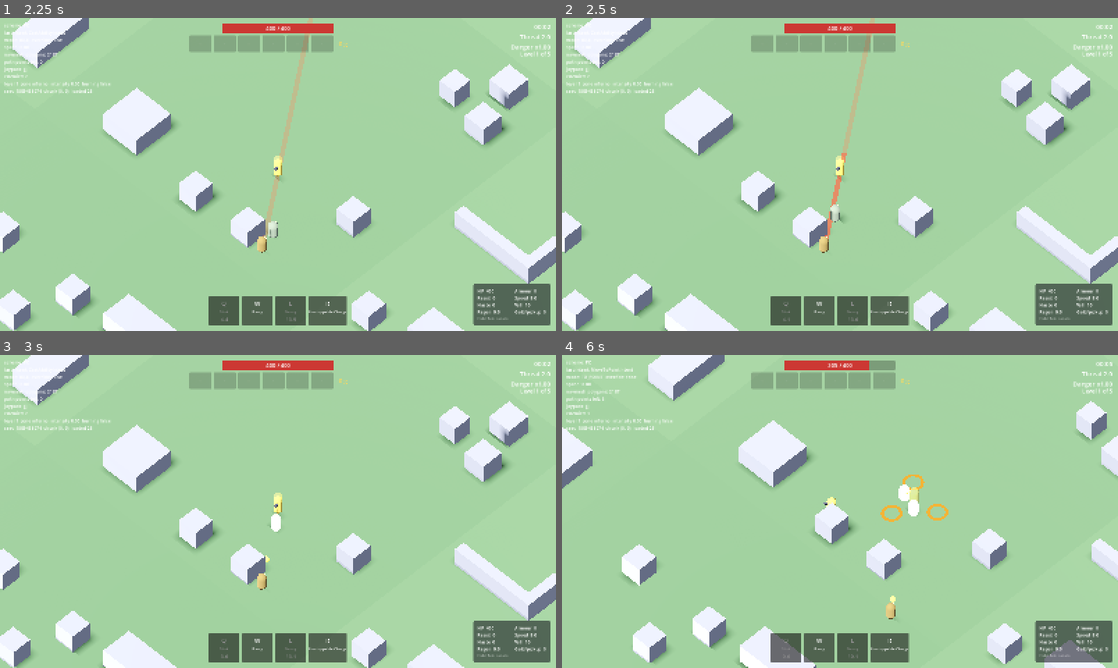
Above: before the commit, frames 1-4 (two rows, left to right).
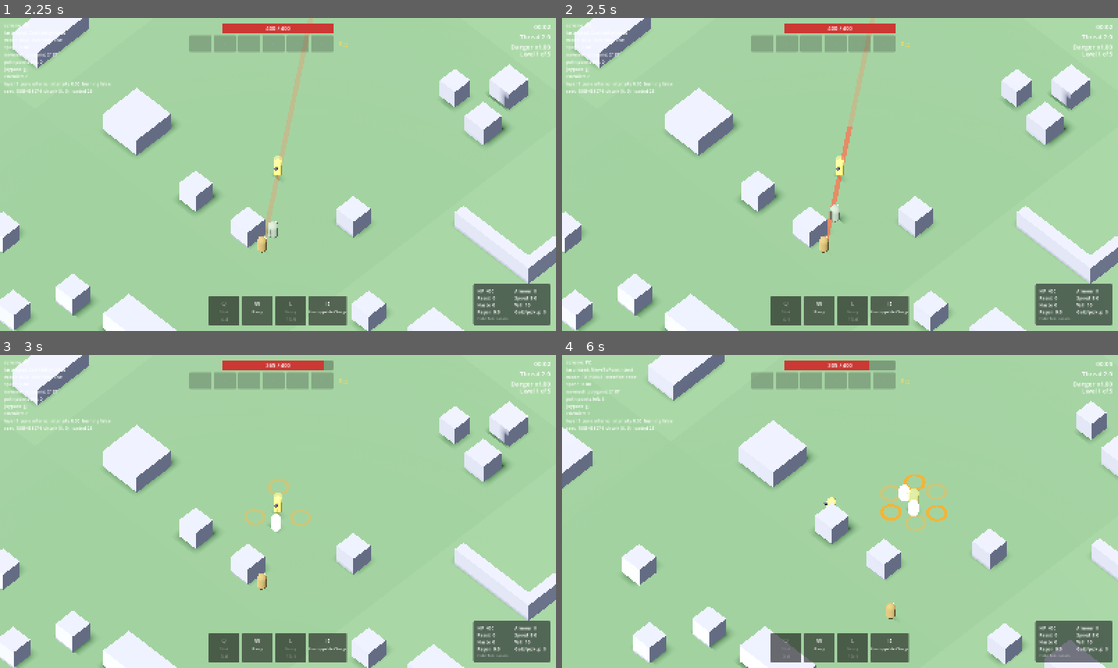
Above: after the commit, the same moments.

Repository: Ahadwen/Escape-v2
Game: Godot game, scene res://world/levels/level.tscn
Two runs of this game, one before a commit and one after it. Both use one fixed random seed, a clock stepped at 60 frames per second and the inputs below. This scene is started directly instead of the project's main scene.
Inputs (mouse positions are in pixels of both pictures, inside the frame that each line leads up to):
- Up to frame 1 (2.25 s): tap Enter at 0.5 s; move the mouse to (250, 237) at 0.52 s; tap Q (ability_1) at 0.6 s; click (250, 237) at 0.67 s; drag from (444, 221) to (250, 237) at 1.27 s; move the mouse to (111, 127) at 2.02 s; tap E (ability_3) at 2.1 s; click (111, 127) at 2.17 s
- Up to frame 2 (2.5 s): no input
- Up to frame 3 (3 s): drag from (305, 511) to (111, 464) at 2.77 s
- Up to frame 4 (6 s): move the mouse to (756, 433) at 3.52 s; click (756, 433) at 3.6 s; drag from (962, 495) to (756, 433) at 4.27 s; move the mouse to (728, 527) at 5.02 s; right-click (728, 527) at 5.1 s; click (728, 527) at 5.17 s; drag from (895, 442) to (728, 527) at 5.77 s

Frame 1 is identical in both runs. In frame 2, less than 0.1% of the frame differs, in the area x 50-53%, y 34-44%; in frame 3, 0.3%; in frame 4, 0.4%, in the area x 57-70%, y 38-80%.

Commit message:
Trapper: faster snipe (wind-up 0.55 s, was 0.7; shot 85 m/s, was 70)
Co-Authored-By: Claude Opus 5.5 <noreply@anthropic.com>
Claude-Session: https://claude.ai/code/session_01MK2ViG6yW215fERvVJH3QP

Diff:
--- a/enemies/data/hunters/trapper.tres
+++ b/enemies/data/hunters/trapper.tres
@@ -12,11 +12,11 @@
 min_range = 5.0
 max_range = 24.0
 needs_line_of_sight = true
-wind_up = 0.7
+wind_up = 0.55
 lock_time = 0.2
 reach = 30.0
 warning_width = 0.4
-speed = 70.0
+speed = 85.0
 radius = 0.25
 damage = 35.0
 color = Color(1, 0.6, 0.2, 1)
